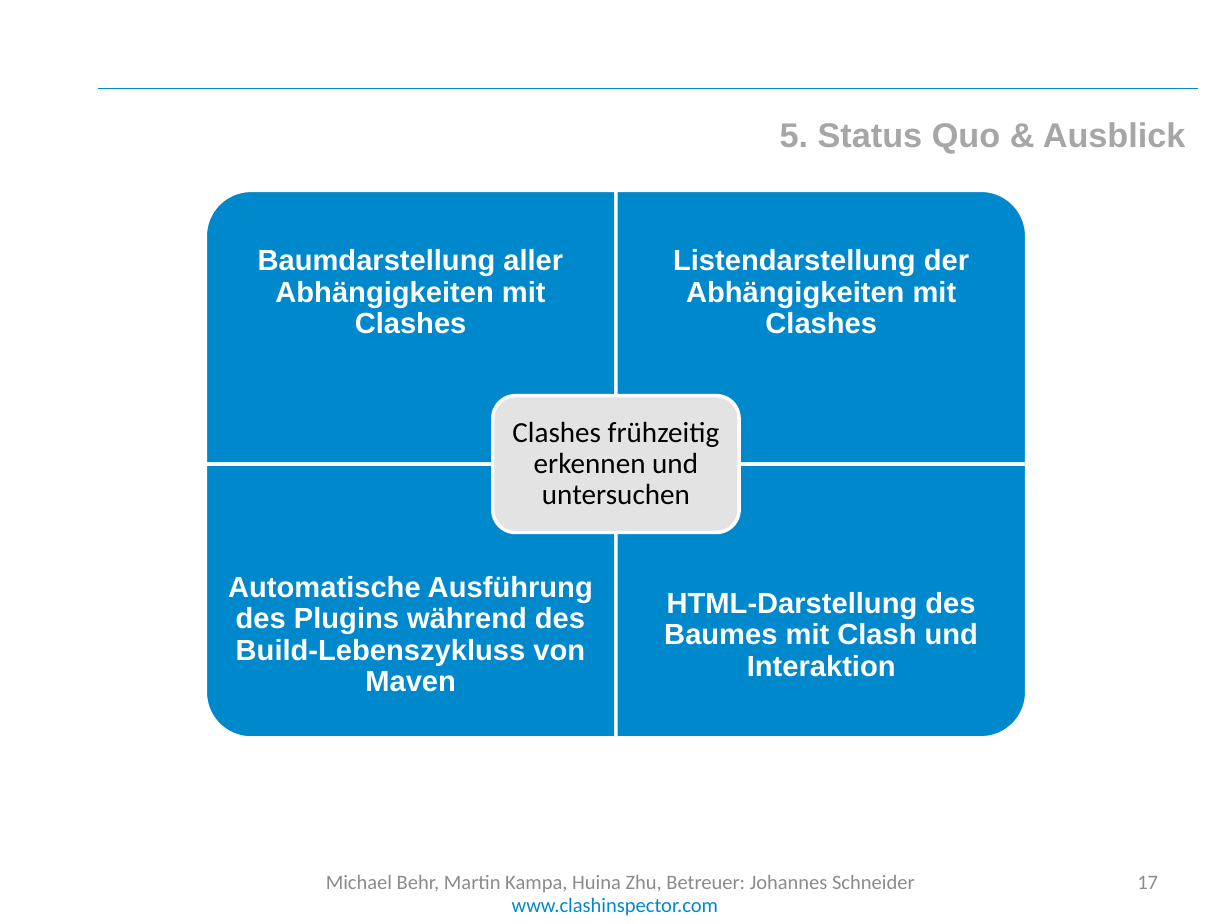
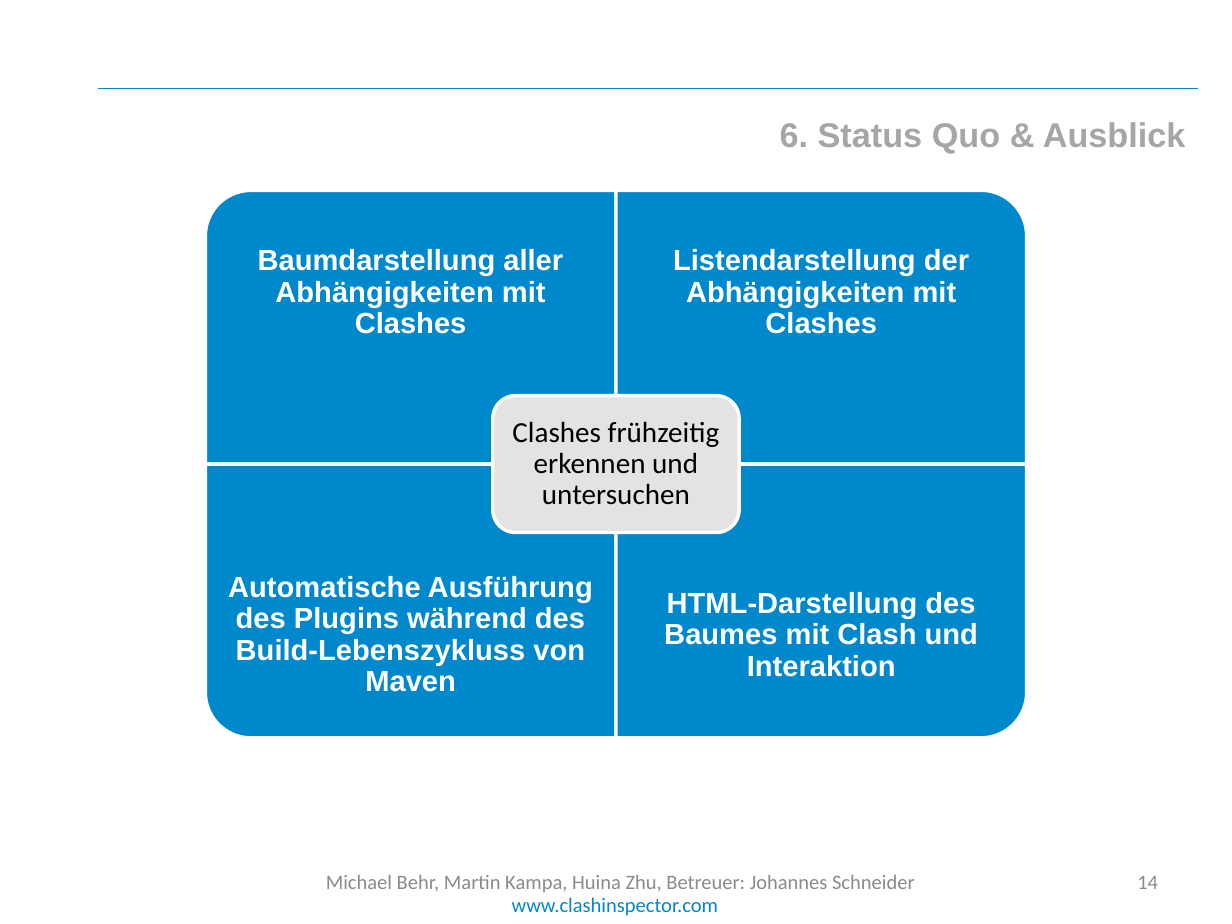
Before and after one commit to cedarsoft/clashinspector.com, a slide deck: slide 14 of presentation/Jahresprojekt Zwischenpräsentation.pptx (slide 17 before the commit). Drawn at 1232x924 pixels with LibreOffice and Linux fonts; fonts in the diff are those of the drawing; background and template pictures are left out. Boxes give left, top, right and bottom in pixels: in the first picture for what was removed or moved away, otherwise in the second. Text is boxed around its words. In the diff, an @@ line names an element or a change of style, - is before the commit and + after.

```diff
--- a/presentation/Jahresprojekt Zwischenpräsentation.pptx
+++ b/presentation/Jahresprojekt Zwischenpräsentation.pptx
@@ text at (780, 122, 1186, 154): text changed @@
-5. Status Quo & Ausblick
+6. Status Quo & Ausblick
@@ page number at (1137, 876, 1158, 889): text changed @@
-17
+14
```
Also in this commit, not shown: 10 other slides changed, 2 slides added, 20 other files.
